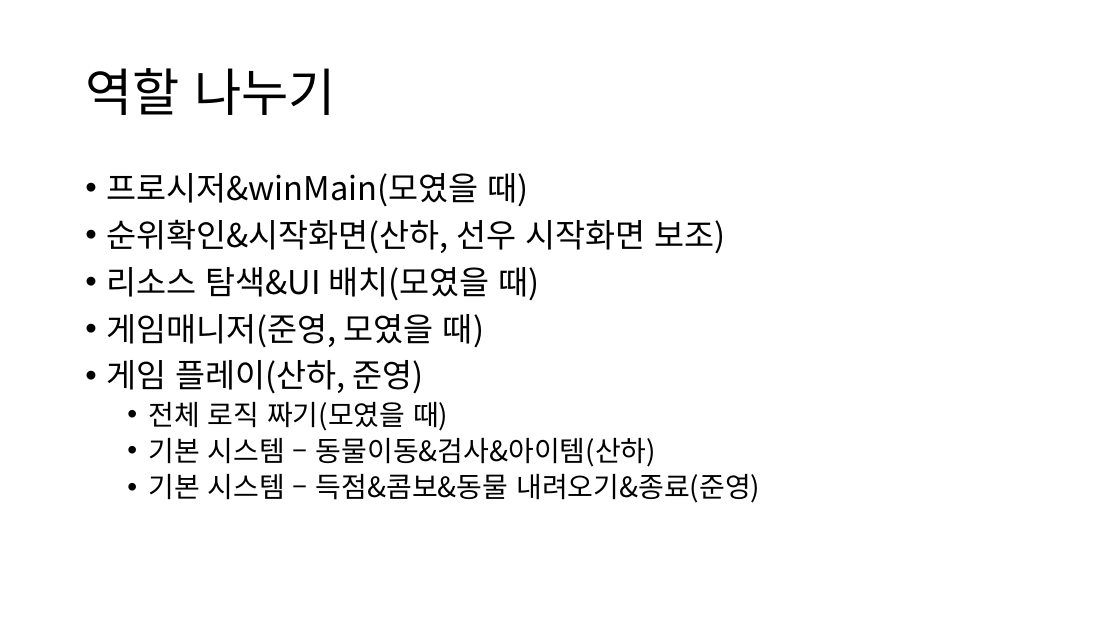
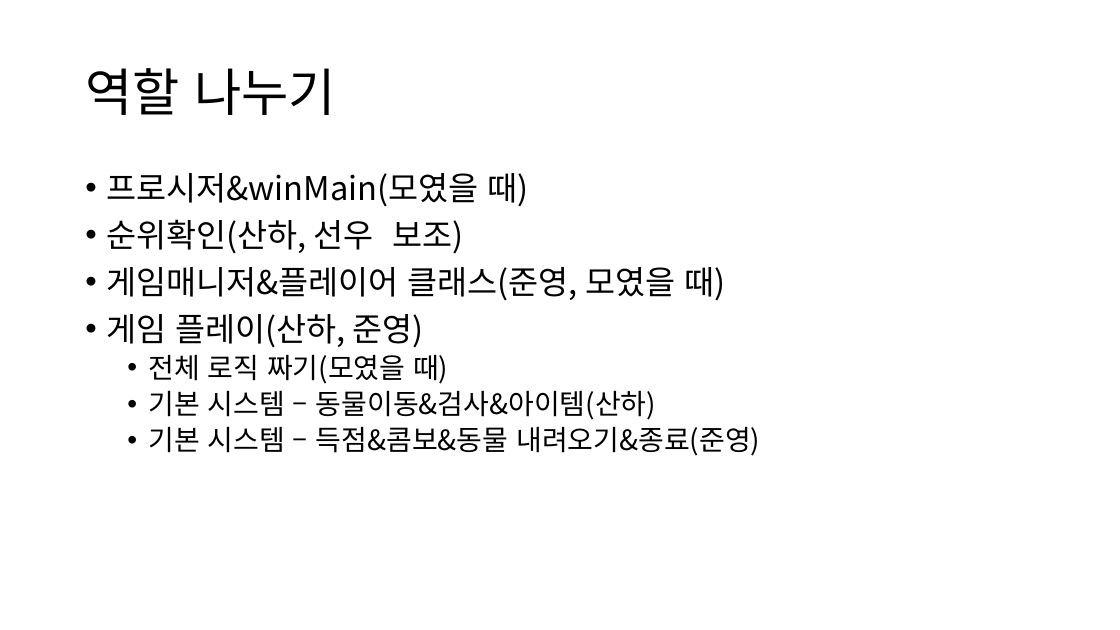
Before and after one commit to Jun1188/WinAPI_Game_20250714, a slide deck: slide 11 of 애니팡 모작 (1).pptx. Drawn at 1120x630 pixels with LibreOffice and Linux fonts; fonts in the diff are those of the drawing. Boxes give left, top, right and bottom in pixels: in the first picture for what was removed or moved away, otherwise in the second. Text is boxed around its words. In the diff, an @@ line names an element or a change of style, - is before the commit and + after.

```diff
--- a/애니팡 모작 (1).pptx
+++ b/애니팡 모작 (1).pptx
@@ text at [106, 219, 725, 300]: text changed @@
-• 순위확인&시작화면(산하, 선우 시작화면 보조)
-• 리소스 탐색&UI 배치(모였을 때)
-• 게임매니저(준영, 모였을 때)
+• 순위확인(산하, 선우 보조)
+• 게임매니저&플레이어 클래스(준영, 모였을 때)
```
Also in this commit, not shown: 2 other slides changed, 12 other files.
